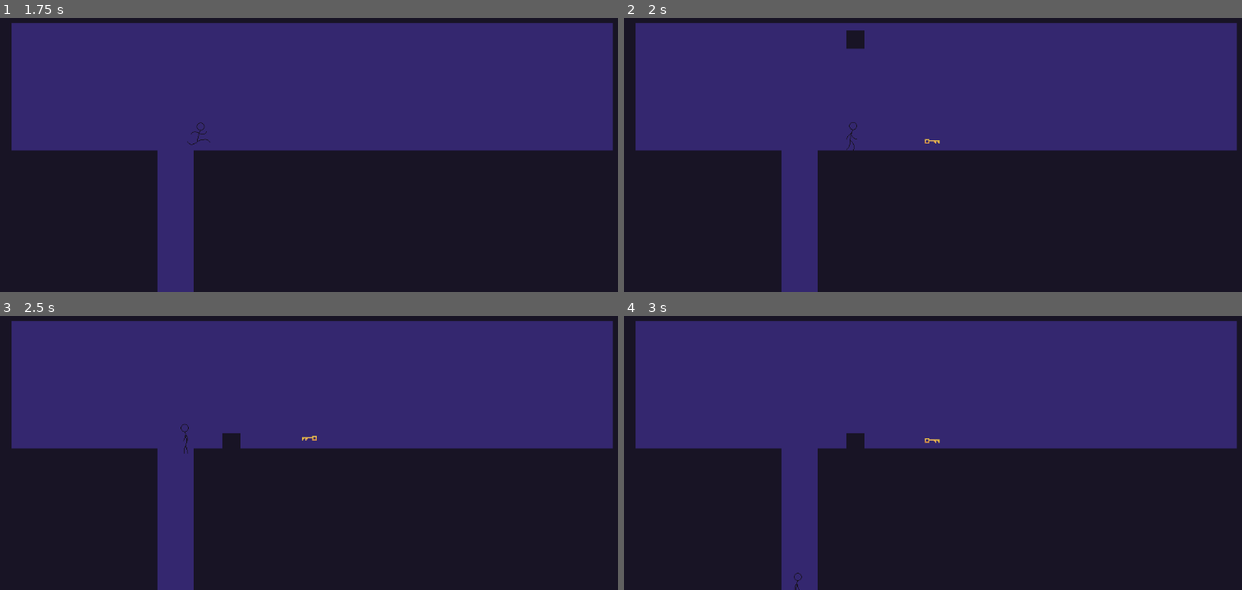
Above: before the commit, frames 1-4 (two rows, left to right).
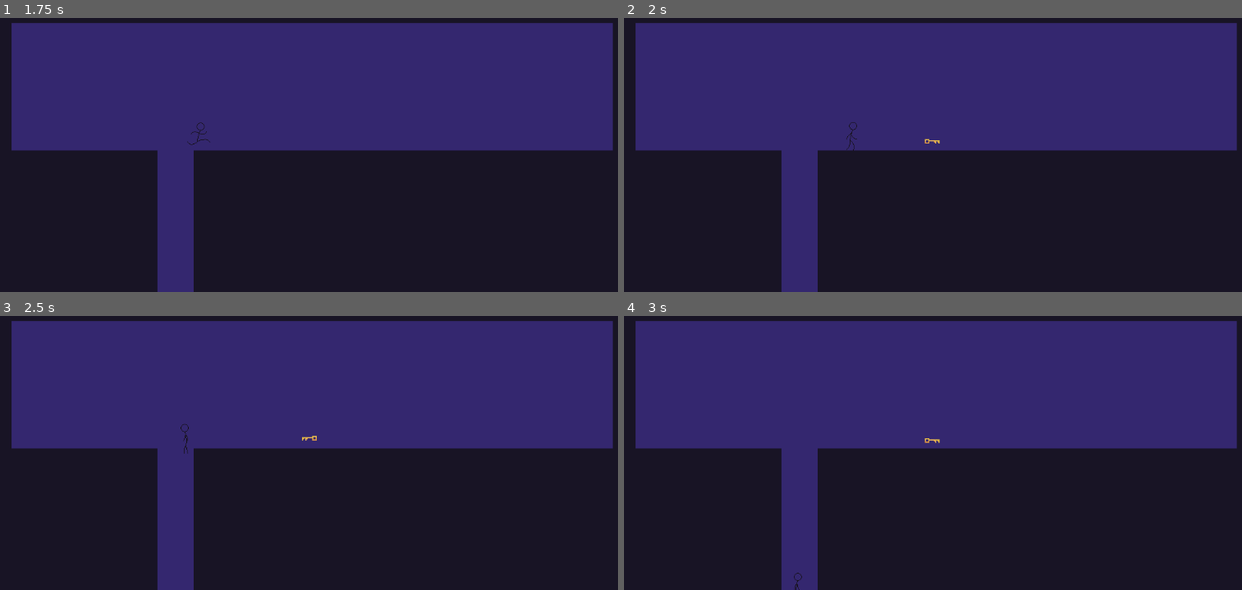
Above: after the commit, the same moments.

Repository: animaleco/Dungeon-Frog
Game: Godot game, scene res://assets/scenes/main_scene/main_scene.tscn
The game is run twice, just before and just after one commit, with the same random seed, the same clock (stepped at 60 frames per second) and the same inputs.
Inputs:
- Up to frame 1 (1.75 s): tap Enter at 0.5 s; hold D (move_right) from 0.53 s (still down); tap Space (jump) at 0.77, 1.25, 1.52 s
- Up to frame 2 (2 s): keep holding D (move_right)
- Up to frame 3 (2.5 s): release D (move_right) at 2.03 s; hold A (move_left) from 2.03 s (still down)
- Up to frame 4 (3 s): tap Enter at 2.75 s; release A (move_left) at 2.78 s; hold D (move_right) from 2.78 s (still down)

Frame 1 is identical in both runs. In frame 2, 0.2% of the frame differs, in the area x 35-39%, y 4-12%; in frame 3, 0.2%; in frame 4, 0.2%.

Commit message:
Add falling trap system

Diff:
--- /dev/null
+++ b/dungeon-frog/assets/scenes/falling_trap.tscn
@@ -0,0 +1,49 @@
+[gd_scene format=3 uid="uid://dkk0w0pdavloi"]
+
+[ext_resource type="Script" uid="uid://cq6e0kt6mysl" path="res://falling_trap.gd" id="1_52s1n"]
+[ext_resource type="Texture2D" uid="uid://dpehdja8rncv7" path="res://assets/sprites/Dungeon Tile Set/Dungeon Tile Set.png" id="1_j3l5j"]
+[ext_resource type="Script" uid="uid://bj8x0xeqfo31n" path="res://assets/scripts/Trigger.gd" id="2_52s1n"]
+
+[sub_resource type="RectangleShape2D" id="RectangleShape2D_f48xy"]
+size = Vector2(16, 14)
+
+[sub_resource type="RectangleShape2D" id="RectangleShape2D_bmivx"]
+size = Vector2(16, 4)
+
+[sub_resource type="RectangleShape2D" id="RectangleShape2D_iq0y1"]
+size = Vector2(4, 105)
+
+[node name="FallingTrap" type="RigidBody2D" unique_id=247176691]
+collision_layer = 0
+collision_mask = 4
+lock_rotation = true
+freeze = true
+script = ExtResource("1_52s1n")
+
+[node name="Sprite2D" type="Sprite2D" parent="." unique_id=2118707934]
+texture = ExtResource("1_j3l5j")
+region_enabled = true
+region_rect = Rect2(32, 32, 16, 16)
+
+[node name="CollisionShape2D" type="CollisionShape2D" parent="." unique_id=1738775132]
+position = Vector2(0, -1)
+shape = SubResource("RectangleShape2D_f48xy")
+
+[node name="StaticBody2D" type="StaticBody2D" parent="." unique_id=1998822057]
+collision_layer = 2
+
+[node name="CollisionShape2D" type="CollisionShape2D" parent="StaticBody2D" unique_id=167623553]
+position = Vector2(0, 8)
+shape = SubResource("RectangleShape2D_bmivx")
+
+[node name="Trigger" type="Area2D" parent="." unique_id=311182180]
+position = Vector2(4, 3)
+collision_layer = 4
+collision_mask = 4
+script = ExtResource("2_52s1n")
+one_shot = true
+metadata/_custom_type_script = "uid://bj8x0xeqfo31n"
+
+[node name="CollisionShape2D" type="CollisionShape2D" parent="Trigger" unique_id=1153946184]
+position = Vector2(-18, 62.5)
+shape = SubResource("RectangleShape2D_iq0y1")
--- a/dungeon-frog/assets/scenes/platform.tscn
+++ b/dungeon-frog/assets/scenes/floor_trap.tscn
@@ -1,9 +1,9 @@
 [gd_scene format=3 uid="uid://cnd6e7ubhgvc6"]
 
-[ext_resource type="Texture2D" uid="uid://dpehdja8rncv7" path="res://assets/sprites/Dungeon Tile Set/Dungeon Tile Set.png" id="1_i5wvk"]
-[ext_resource type="Script" uid="uid://ct5oiullpw811" path="res://assets/scripts/traps.gd" id="1_rn7u1"]
-[ext_resource type="PackedScene" uid="uid://b7j1eovtit7v" path="res://assets/scenes/animation_controller.tscn" id="2_rn7u1"]
-[ext_resource type="Script" uid="uid://bj8x0xeqfo31n" path="res://assets/scripts/Trigger.gd" id="3_wqdlb"]
+[ext_resource type="Script" uid="uid://ct5oiullpw811" path="res://assets/scripts/floor_traps.gd" id="1_4cxa6"]
+[ext_resource type="Texture2D" uid="uid://dpehdja8rncv7" path="res://assets/sprites/Dungeon Tile Set/Dungeon Tile Set.png" id="2_nhim7"]
+[ext_resource type="PackedScene" uid="uid://b7j1eovtit7v" path="res://assets/scenes/animation_controller.tscn" id="3_aiq4x"]
+[ext_resource type="Script" uid="uid://bj8x0xeqfo31n" path="res://assets/scripts/Trigger.gd" id="4_klli3"]
 
 [sub_resource type="RectangleShape2D" id="RectangleShape2D_p1k4t"]
 size = Vector2(33, 132)
@@ -47,15 +47,15 @@
 [sub_resource type="RectangleShape2D" id="RectangleShape2D_wqdlb"]
 size = Vector2(5.5, 20)
 
-[node name="Platform" type="AnimatableBody2D" unique_id=1889658172]
+[node name="FloorTramp" type="AnimatableBody2D" unique_id=1889658172]
 collision_layer = 0
 collision_mask = 4
-script = ExtResource("1_rn7u1")
+script = ExtResource("1_4cxa6")
 
 [node name="Sprite2D" type="Sprite2D" parent="." unique_id=2131338017]
 position = Vector2(7.5, 55)
 scale = Vector2(2.0625, 7.1111116)
-texture = ExtResource("1_i5wvk")
+texture = ExtResource("2_nhim7")
 region_enabled = true
 region_rect = Rect2(32, 32, 16, 18)
 
--- a/dungeon-frog/assets/scenes/level1.tscn
+++ b/dungeon-frog/assets/scenes/level1.tscn
@@ -1,29 +1,31 @@
 [gd_scene format=3 uid="uid://bv11anjjt7ki0"]
 
-[ext_resource type="Script" uid="uid://b0tuk6uv5xjxu" path="res://assets/scripts/level.gd" id="1_khpyu"]
+[ext_resource type="Script" uid="uid://b0tuk6uv5xjxu" path="res://assets/scripts/level_manager.gd" id="1_khpyu"]
 [ext_resource type="TileSet" uid="uid://f5iwklegkkfg" path="res://assets/scenes/borders/new_tile_set.tres" id="1_lr0kx"]
 [ext_resource type="PackedScene" uid="uid://be8kvspbwbdpf" path="res://assets/scenes/borders/borders.tscn" id="1_xoos5"]
 [ext_resource type="PackedScene" uid="uid://cdeoeqhtga2og" path="res://assets/scenes/player.tscn" id="2_lyog1"]
-[ext_resource type="PackedScene" uid="uid://cnd6e7ubhgvc6" path="res://assets/scenes/platform.tscn" id="3_4aev3"]
+[ext_resource type="PackedScene" uid="uid://cnd6e7ubhgvc6" path="res://assets/scenes/floor_trap.tscn" id="3_4aev3"]
 [ext_resource type="PackedScene" uid="uid://chc07stwfv5op" path="res://assets/scenes/coin_container.tscn" id="5_kbvyv"]
 [ext_resource type="PackedScene" uid="uid://d08go7047w8gc" path="res://assets/scenes/camera_2d.tscn" id="5_uki8p"]
 [ext_resource type="PackedScene" uid="uid://dy8da10jwojva" path="res://assets/scenes/kill_zone.tscn" id="7_lyog1"]
-[ext_resource type="PackedScene" uid="uid://dkk0w0pdavloi" path="res://assets/scenes/trap.tscn" id="8_4aev3"]
+[ext_resource type="PackedScene" uid="uid://dkk0w0pdavloi" path="res://assets/scenes/falling_trap.tscn" id="8_4aev3"]
 [ext_resource type="PackedScene" uid="uid://chdmh23y0bmdy" path="res://assets/scenes/coin.tscn" id="9_f0uwh"]
 
 [node name="Level1" type="Node2D" unique_id=2042642581]
 script = ExtResource("1_khpyu")
 
-[node name="Level" type="TileMapLayer" parent="." unique_id=653886197]
+[node name="Layers" type="Node" parent="." unique_id=1851129605]
+
+[node name="Level" type="TileMapLayer" parent="Layers" unique_id=653886197]
 tile_set = ExtResource("1_lr0kx")
 
-[node name="Background" type="TileMapLayer" parent="." unique_id=1256177065]
+[node name="Background" type="TileMapLayer" parent="Layers" unique_id=1256177065]
 z_index = -1
 tile_set = ExtResource("1_lr0kx")
 
-[node name="Borders" parent="." unique_id=1095808582 instance=ExtResource("1_xoos5")]
+[node name="Borders" parent="Layers" unique_id=1095808582 instance=ExtResource("1_xoos5")]
 
-[node name="KillZone" parent="." unique_id=1525606513 instance=ExtResource("7_lyog1")]
+[node name="KillZone" parent="Layers" unique_id=1525606513 instance=ExtResource("7_lyog1")]
 position = Vector2(-92.04, 156.315)
 
 [node name="Player" parent="." unique_id=921028562 groups=["player"] instance=ExtResource("2_lyog1")]
@@ -36,15 +38,10 @@
 [node name="coin" parent="CoinContainer" unique_id=1514033672 instance=ExtResource("9_f0uwh")]
 position = Vector2(-11, 10)
 
-[node name="Trap" parent="." unique_id=247176691 instance=ExtResource("8_4aev3")]
-position = Vector2(-79, -106)
+[node name="Traps" type="Node2D" parent="." unique_id=1619171799]
 
-[node name="Trap2" parent="." unique_id=1789367668 instance=ExtResource("8_4aev3")]
-position = Vector2(-41, -107)
+[node name="FallingTrap" parent="Traps" unique_id=247176691 instance=ExtResource("8_4aev3")]
+position = Vector2(-28, -105)
 
-[node name="Node2D" type="Node2D" parent="." unique_id=289405767]
-
-[node name="Platform" parent="Node2D" unique_id=1889658172 instance=ExtResource("3_4aev3")]
+[node name="FloorTramp" parent="." unique_id=1889658172 instance=ExtResource("3_4aev3")]
 position = Vector2(-136, 25)
-
-[editable path="Node2D/Platform"]
--- a/dungeon-frog/assets/scenes/level_2.tscn
+++ b/dungeon-frog/assets/scenes/level_2.tscn
@@ -1,6 +1,6 @@
 [gd_scene format=4 uid="uid://bw02g4m3a4u2y"]
 
-[ext_resource type="Script" uid="uid://b0tuk6uv5xjxu" path="res://assets/scripts/level.gd" id="1_3kka6"]
+[ext_resource type="Script" uid="uid://b0tuk6uv5xjxu" path="res://assets/scripts/level_manager.gd" id="1_3kka6"]
 [ext_resource type="PackedScene" uid="uid://be8kvspbwbdpf" path="res://assets/scenes/borders/borders.tscn" id="1_cpfpa"]
 [ext_resource type="PackedScene" uid="uid://cdeoeqhtga2og" path="res://assets/scenes/player.tscn" id="2_sapp8"]
 [ext_resource type="PackedScene" uid="uid://dy8da10jwojva" path="res://assets/scenes/kill_zone.tscn" id="3_e3oql"]
@@ -8,7 +8,7 @@
 [ext_resource type="PackedScene" uid="uid://chc07stwfv5op" path="res://assets/scenes/coin_container.tscn" id="3_j604x"]
 [ext_resource type="PackedScene" uid="uid://chdmh23y0bmdy" path="res://assets/scenes/coin.tscn" id="4_gcp6a"]
 [ext_resource type="TileSet" uid="uid://f5iwklegkkfg" path="res://assets/scenes/borders/new_tile_set.tres" id="6_3kka6"]
-[ext_resource type="PackedScene" uid="uid://dkk0w0pdavloi" path="res://assets/scenes/trap.tscn" id="7_gckjo"]
+[ext_resource type="PackedScene" uid="uid://dkk0w0pdavloi" path="res://assets/scenes/falling_trap.tscn" id="7_gckjo"]
 
 [node name="level2" type="Node2D" unique_id=658475228]
 script = ExtResource("1_3kka6")
--- a/dungeon-frog/assets/scenes/trap.tscn
+++ /dev/null
@@ -1,38 +0,0 @@
-[gd_scene format=3 uid="uid://dkk0w0pdavloi"]
-
-[ext_resource type="Texture2D" uid="uid://dpehdja8rncv7" path="res://assets/sprites/Dungeon Tile Set/Dungeon Tile Set.png" id="1_ddtxu"]
-[ext_resource type="Script" uid="uid://vwcnk3n51x2s" path="res://assets/scripts/trap.gd" id="1_f48xy"]
-
-[sub_resource type="RectangleShape2D" id="RectangleShape2D_f48xy"]
-size = Vector2(16, 14)
-
-[sub_resource type="RectangleShape2D" id="RectangleShape2D_bmivx"]
-size = Vector2(16, 4)
-
-[node name="Trap" type="RigidBody2D" unique_id=247176691 node_paths=PackedStringArray("raycast")]
-collision_mask = 5
-lock_rotation = true
-freeze = true
-script = ExtResource("1_f48xy")
-raycast = NodePath("RayCast2D")
-
-[node name="Sprite2D" type="Sprite2D" parent="." unique_id=2118707934]
-texture = ExtResource("1_ddtxu")
-region_enabled = true
-region_rect = Rect2(32, 32, 16, 16)
-
-[node name="CollisionShape2D" type="CollisionShape2D" parent="." unique_id=1738775132]
-position = Vector2(0, -1)
-shape = SubResource("RectangleShape2D_f48xy")
-
-[node name="RayCast2D" type="RayCast2D" parent="." unique_id=641780429]
-position = Vector2(-18, 0)
-target_position = Vector2(0, 250)
-collision_mask = 4
-
-[node name="StaticBody2D" type="StaticBody2D" parent="." unique_id=1998822057]
-collision_layer = 2
-
-[node name="CollisionShape2D" type="CollisionShape2D" parent="StaticBody2D" unique_id=167623553]
-position = Vector2(0, 8)
-shape = SubResource("RectangleShape2D_bmivx")
--- a/dungeon-frog/assets/scripts/traps.gd
+++ b/dungeon-frog/assets/scripts/floor_traps.gd
@@ -2,6 +2,7 @@
 
 var animation_controller: AnimationController
 var trigger: Trigger
+
 
 func _ready() -> void:
 	animation_controller = $AnimationController
--- a/dungeon-frog/assets/scripts/trap.gd
+++ /dev/null
@@ -1,7 +0,0 @@
-extends RigidBody2D
-
-@export var raycast: RayCast2D
-
-func _physics_process(_delta: float) -> void:
-	if raycast.get_collider():
-		freeze = false
--- /dev/null
+++ b/dungeon-frog/falling_trap.gd
@@ -0,0 +1,12 @@
+extends RigidBody2D
+
+var trigger: Trigger
+
+func _ready() -> void:
+	trigger = $Trigger
+	trigger.trigger_activated.connect(_on_trigger_activated)
+
+	freeze = true
+
+func _on_trigger_activated(_body: Node2D) -> void:
+	set_deferred("freeze", false)
Not shown: 2 places in dungeon-frog/assets/scenes/floor_trap.tscn that only renumber resources
Renamed: dungeon-frog/assets/scripts/traps.gd.uid -> dungeon-frog/assets/scripts/floor_traps.gd.uid
Renamed: dungeon-frog/assets/scripts/level.gd -> dungeon-frog/assets/scripts/level_manager.gd
Renamed: dungeon-frog/assets/scripts/level.gd.uid -> dungeon-frog/assets/scripts/level_manager.gd.uid
Not shown, added: dungeon-frog/falling_trap.gd.uid
